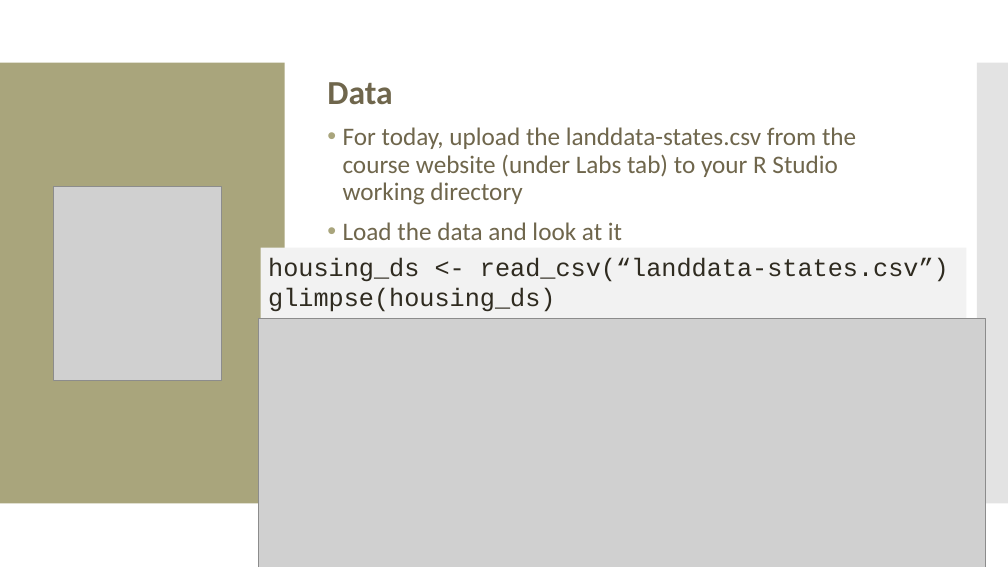
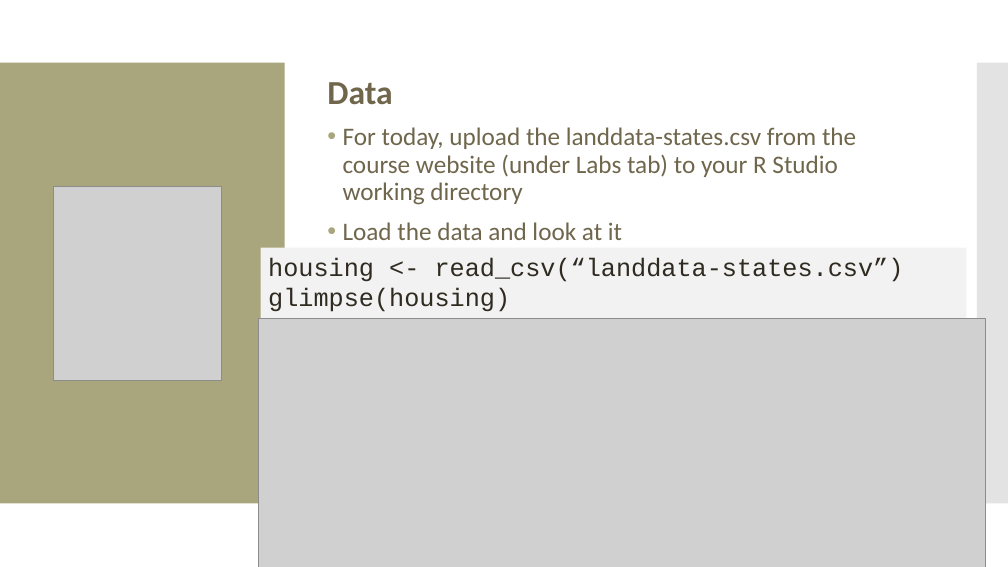
Before and after one commit to amosca01/Intro-DS-F23, a slide deck: slide 5 of slides/07-grammar-of-graphics-color.pptx. Drawn at 1008x567 pixels with LibreOffice and Linux fonts; fonts in the diff are those of the drawing; grey boxes stand for pictures. Boxes give left, top, right and bottom in pixels: in the first picture for what was removed or moved away, otherwise in the second. Text is boxed around its words. In the diff, an @@ line names an element or a change of style, - is before the commit and + after.

```diff
--- a/slides/07-grammar-of-graphics-color.pptx
+++ b/slides/07-grammar-of-graphics-color.pptx
@@ text in rectangle at bbox=[268, 258, 904, 312]: text changed @@
-housing_ds <- read_csv(“landdata-states.csv”)
-glimpse(housing_ds)
+housing <- read_csv(“landdata-states.csv”)
+glimpse(housing)
```
Also in this commit, not shown: 11 other files.
